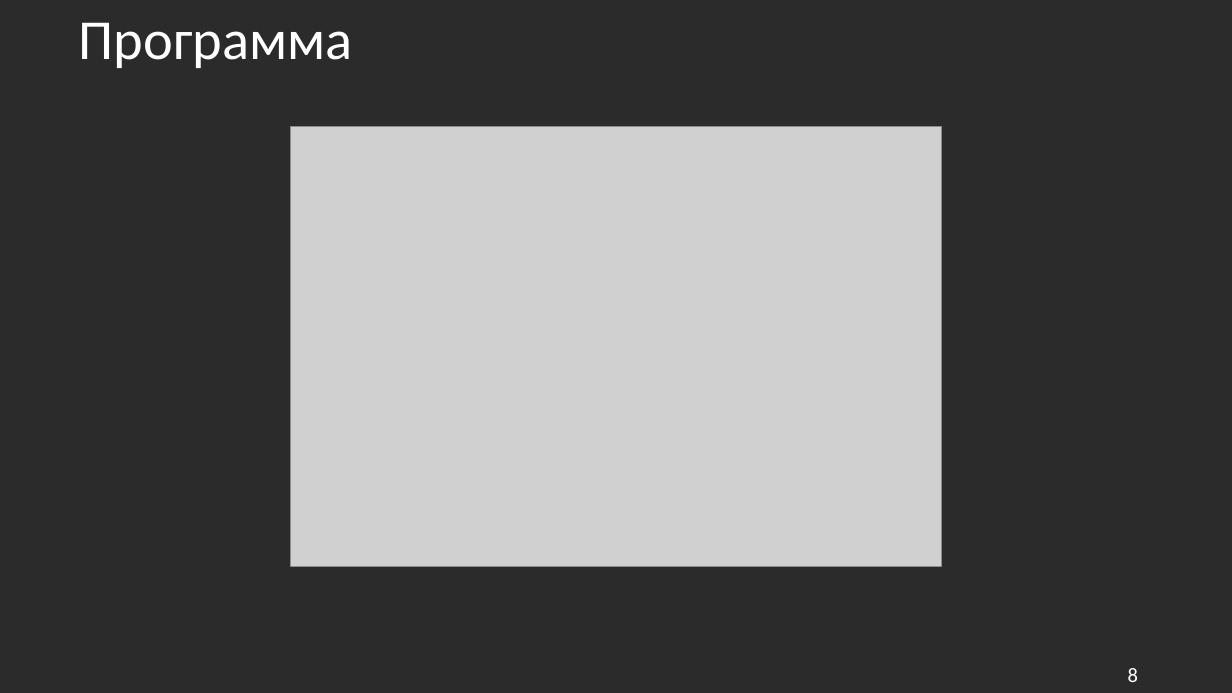
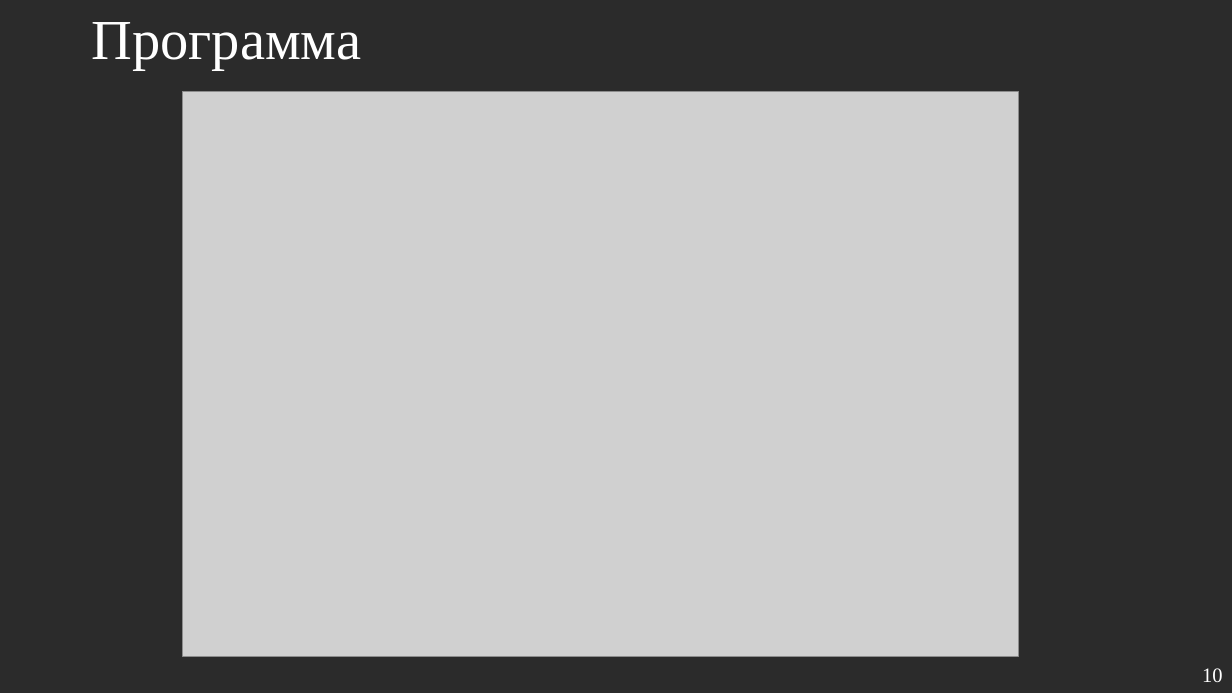
Before and after one commit to Stanis1av-M/Panel, a slide deck: slide 10 of Fff.pptx (slide 8 before the commit). Drawn at 1232x693 pixels with LibreOffice and Linux fonts; fonts in the diff are those of the drawing; grey boxes stand for pictures; background and template pictures are left out; a plain dark background stands for a picture behind light text. Boxes give left, top, right and bottom in pixels: in the first picture for what was removed or moved away, otherwise in the second. Text is boxed around its words. In the diff, an @@ line names an element or a change of style, - is before the commit and + after.

```diff
--- a/Fff.pptx
+++ b/Fff.pptx
@@ title "Программа": place and size @@
-title "Программа" at box(79, 22, 353, 68)
+title "Программа" at box(92, 22, 362, 70)
@@ title "Программа" at box(92, 22, 362, 70): font Calibri to Times New Roman @@
@@ picture: place and size @@
-picture at box(290, 127, 942, 567)
+picture at box(183, 91, 1019, 656)
@@ page number at box(1202, 668, 1222, 682): text changed; font Calibri to Times New Roman @@
-8
+10
```
Also in this commit, not shown: 10 other slides changed, 2 slides added.
